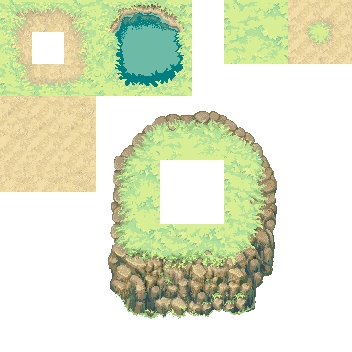
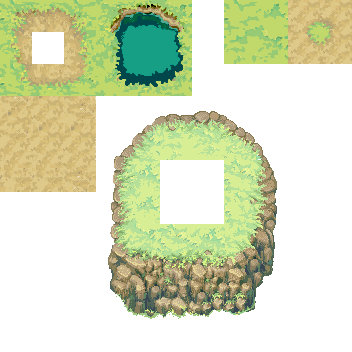
Two versions of the same layered image (352 x 352). Layer-by-layer changes:
renamed "Layer 0" to "Cliff_tileset", moved it above "Layer 0", painted on it over [0, 0, 352, 192]
renamed "Cliff_tileset" to "Layer 0", painted on it over [0, 0, 352, 192]